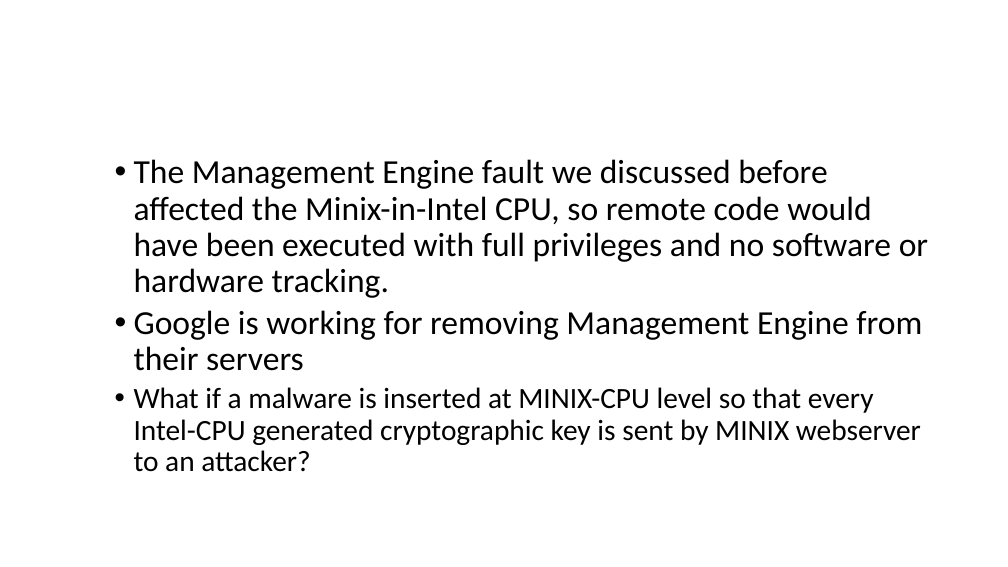
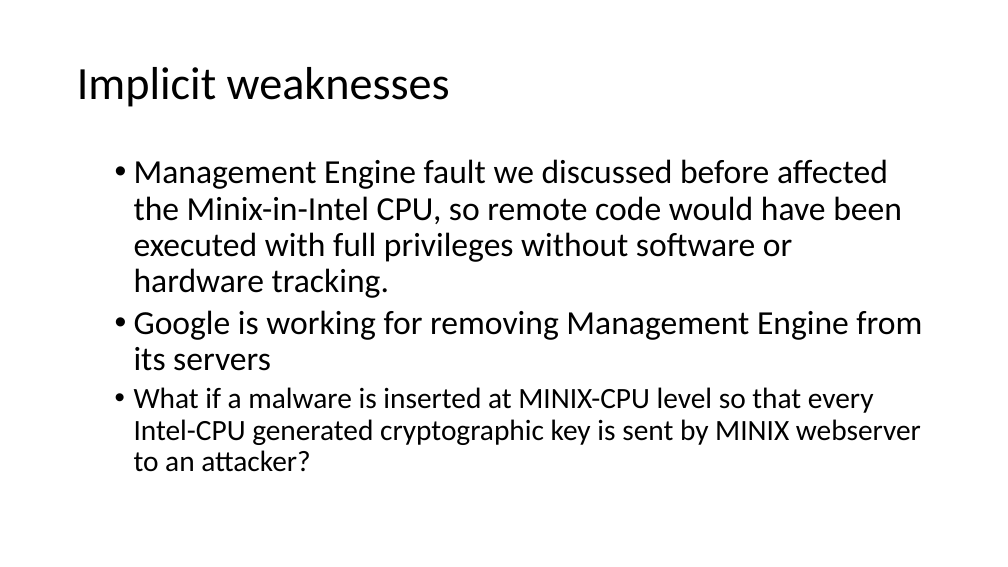
Before and after one commit to fparricelli/Encrypted-data-exchange-between-two-Arduino-boards-using-Symmetric-Encryption, a slide deck: slide 27 of Documentazione e cose così/Slide_concettuali_Luca.pptx. Drawn at 1008x567 pixels with LibreOffice and Linux fonts; fonts in the diff are those of the drawing. Boxes give left, top, right and bottom in pixels: in the first picture for what was removed or moved away, otherwise in the second. Text is boxed around its words. In the diff, an @@ line names an element or a change of style, - is before the commit and + after.

```diff
--- a/Documentazione e cose così/Slide_concettuali_Luca.pptx
+++ b/Documentazione e cose così/Slide_concettuali_Luca.pptx
@@ title added at <box>77,67,450,107</box>, 44 pt, text #000000 @@
+Implicit weaknesses
@@ text at <box>134,159,922,371</box>: text changed @@
-  • The Management Engine fault we discussed before affected the Minix-in-Intel CPU, so remote code would have been executed with full privileges and no software or hardware tracking.
-  • Google is working for removing Management Engine from their servers
+  • Management Engine fault we discussed before affected the Minix-in-Intel CPU, so remote code would have been executed with full privileges without software or hardware tracking.
+  • Google is working for removing Management Engine from its servers
```
Also in this commit, not shown: 10 other slides changed.
